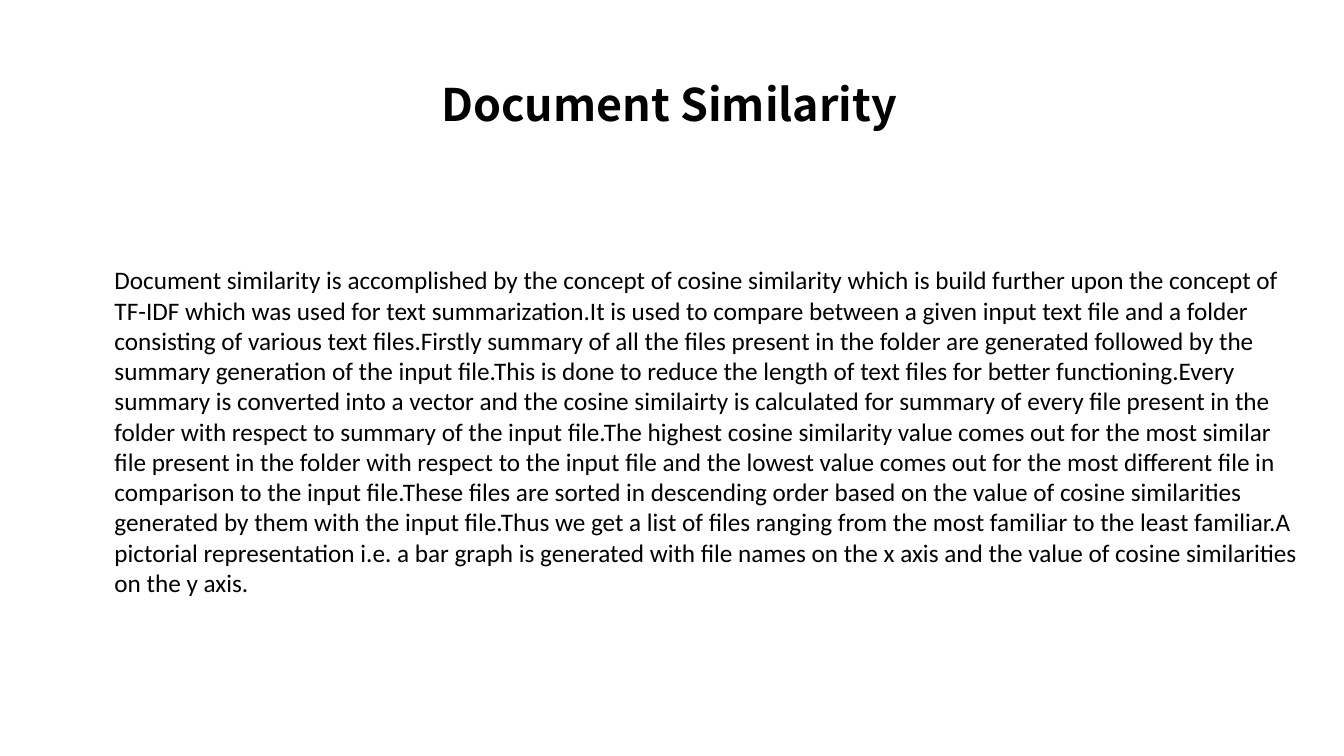
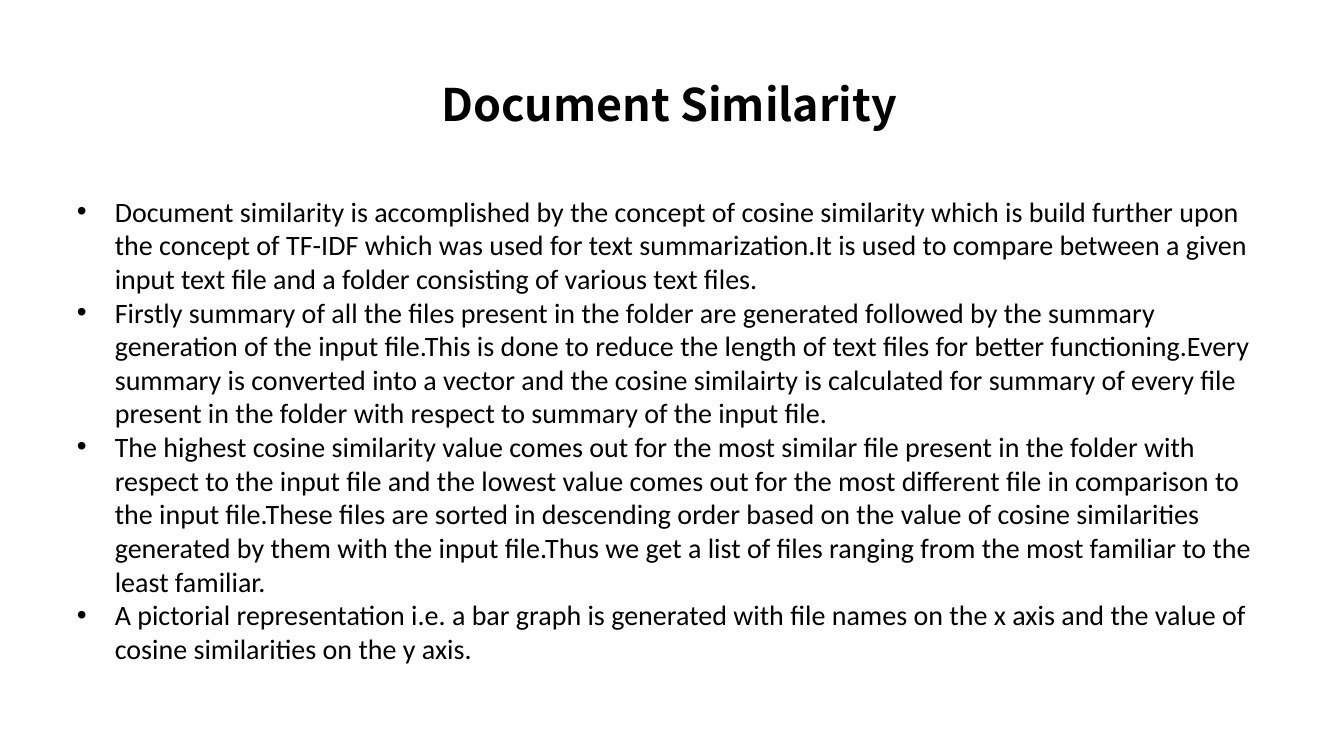
Before and after one commit to RiturajRoy/cte-repository, a slide deck: slide 10 of Final Project.pptx (slide 9 before the commit). Drawn at 1344x756 pixels with LibreOffice and Linux fonts; fonts in the diff are those of the drawing. Boxes give left, top, right and bottom in pixels: in the first picture for what was removed or moved away, otherwise in the second. Text is boxed around its words. In the diff, an @@ line names an element or a change of style, - is before the commit and + after.

```diff
--- a/Final Project.pptx
+++ b/Final Project.pptx
@@ text at (115, 202, 1251, 664): text changed; size 18 to 20 pt @@
-Document similarity is accomplished by the concept of cosine similarity which is build further upon the concept of TF-IDF which was used for text summarization.It is used to compare between a given input text file and a folder consisting of various text files.Firstly summary of all the files present in the folder are generated followed by the summary generation of the input file.This is done to reduce the length of text files for better functioning.Every summary is converted into a vector and the cosine similairty is calculated for summary of every file present in the folder with respect to summary of the input file.The highest cosine similarity value comes out for the most similar file present in the folder with respect to the input file and the lowest value comes out for the most different file in comparison to the input file.These files are sorted in descending order based on the value of cosine similarities generated by them with the input file.Thus we get a list of files ranging from the most familiar to the least familiar.A pictorial representation i.e. a bar graph is generated with file names on the x axis and the value of cosine similarities on the y axis.
+• Document similarity is accomplished by the concept of cosine similarity which is build further upon the concept of TF-IDF which was used for text summarization.It is used to compare between a given input text file and a folder consisting of various text files.
+• Firstly summary of all the files present in the folder are generated followed by the summary generation of the input file.This is done to reduce the length of text files for better functioning.Every summary is converted into a vector and the cosine similairty is calculated for summary of every file present in the folder with respect to summary of the input file.
+• The highest cosine similarity value comes out for the most similar file present in the folder with respect to the input file and the lowest value comes out for the most different file in comparison to the input file.These files are sorted in descending order based on the value of cosine similarities generated by them with the input file.Thus we get a list of files ranging from the most familiar to the least familiar.
+• A pictorial representation i.e. a bar graph is generated with file names on the x axis and the value of cosine similarities on the y axis.
```
Also in this commit, not shown: 3 other slides changed, 2 slides added, 1 slide removed.
